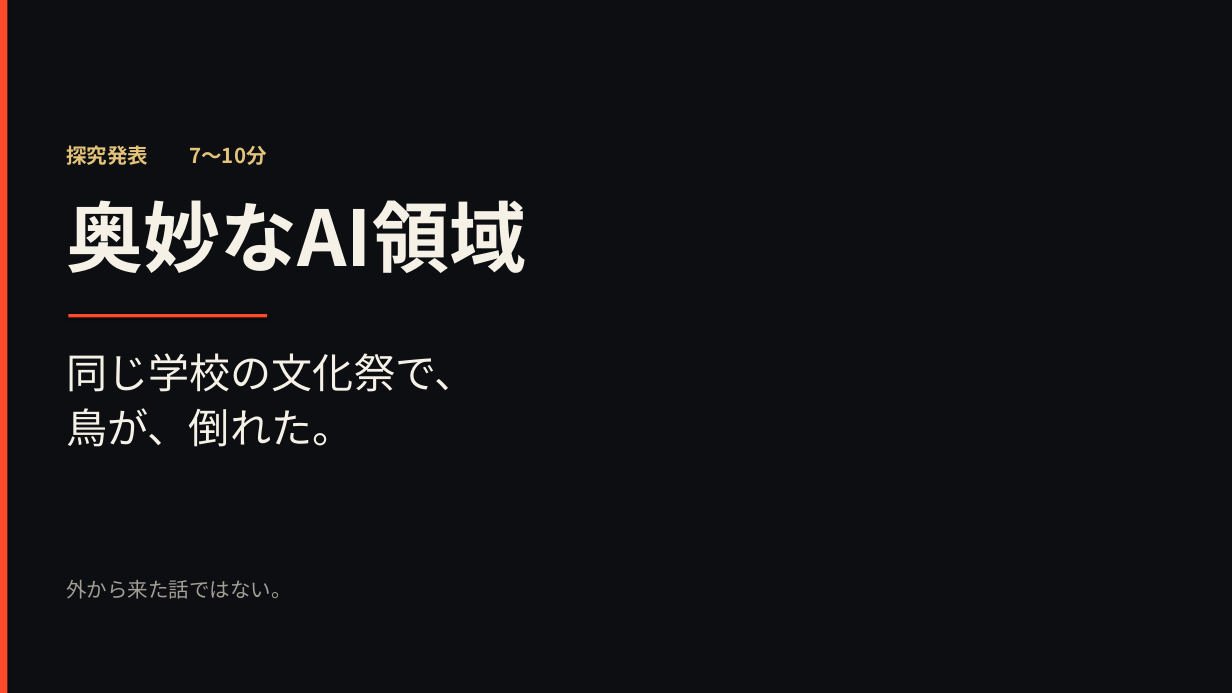
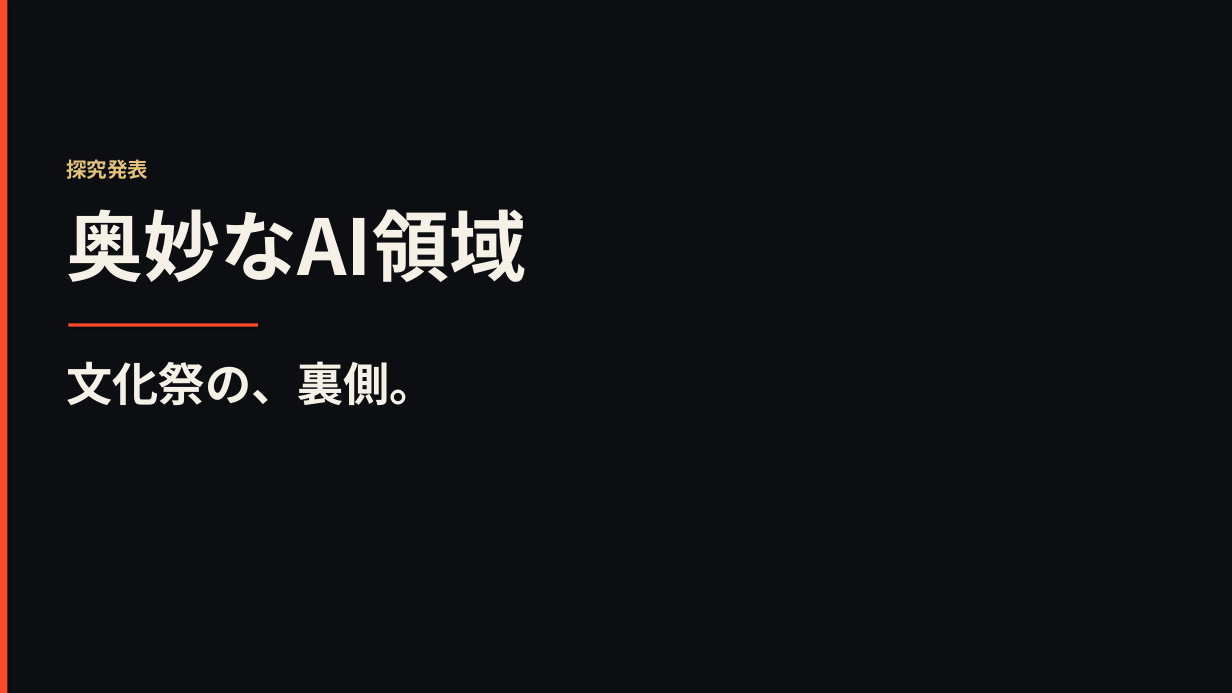
Before and after one commit to kouyozhang-design/vodcoach-ai, a slide deck: slide 1 of presentation/奥妙なAI領域_文化祭.pptx. Drawn at 1232x693 pixels with LibreOffice and Linux fonts; fonts in the diff are those of the drawing. Boxes give left, top, right and bottom in pixels: in the first picture for what was removed or moved away, otherwise in the second. Text is boxed around its words. In the diff, an @@ line names an element or a change of style, - is before the commit and + after.

```diff
--- a/presentation/奥妙なAI領域_文化祭.pptx
+++ b/presentation/奥妙なAI領域_文化祭.pptx
@@ text at bbox=[66, 159, 148, 179]: text changed @@
-探究発表 7〜10分
+探究発表
@@ text "奥妙なAI領域": place and size @@
-text "奥妙なAI領域" at bbox=[66, 200, 526, 273]
+text "奥妙なAI領域" at bbox=[66, 209, 526, 282]
@@ rectangle: place and size @@
-rectangle at bbox=[68, 314, 267, 318]
+rectangle at bbox=[68, 323, 258, 327]
@@ text at bbox=[66, 361, 436, 405]: text changed; size 32 to 36 pt; bold on @@
-同じ学校の文化祭で、
-鳥が、倒れた。
+文化祭の、裏側。
@@ text removed at bbox=[66, 580, 291, 599] @@
-外から来た話ではない。
```
Also in this commit, not shown: 10 other slides changed, 4 slides added, 4 slides removed, 2 other files.
